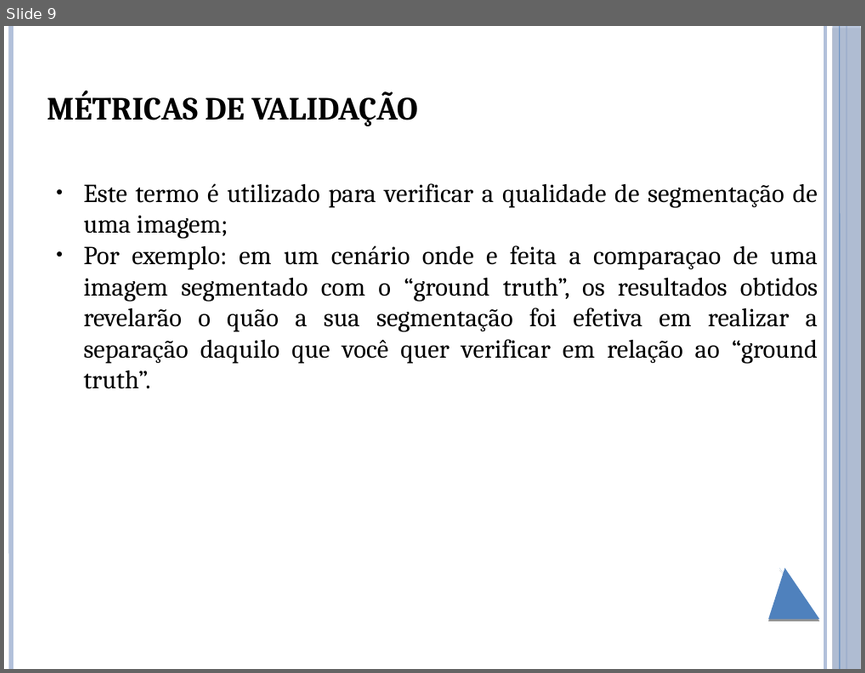
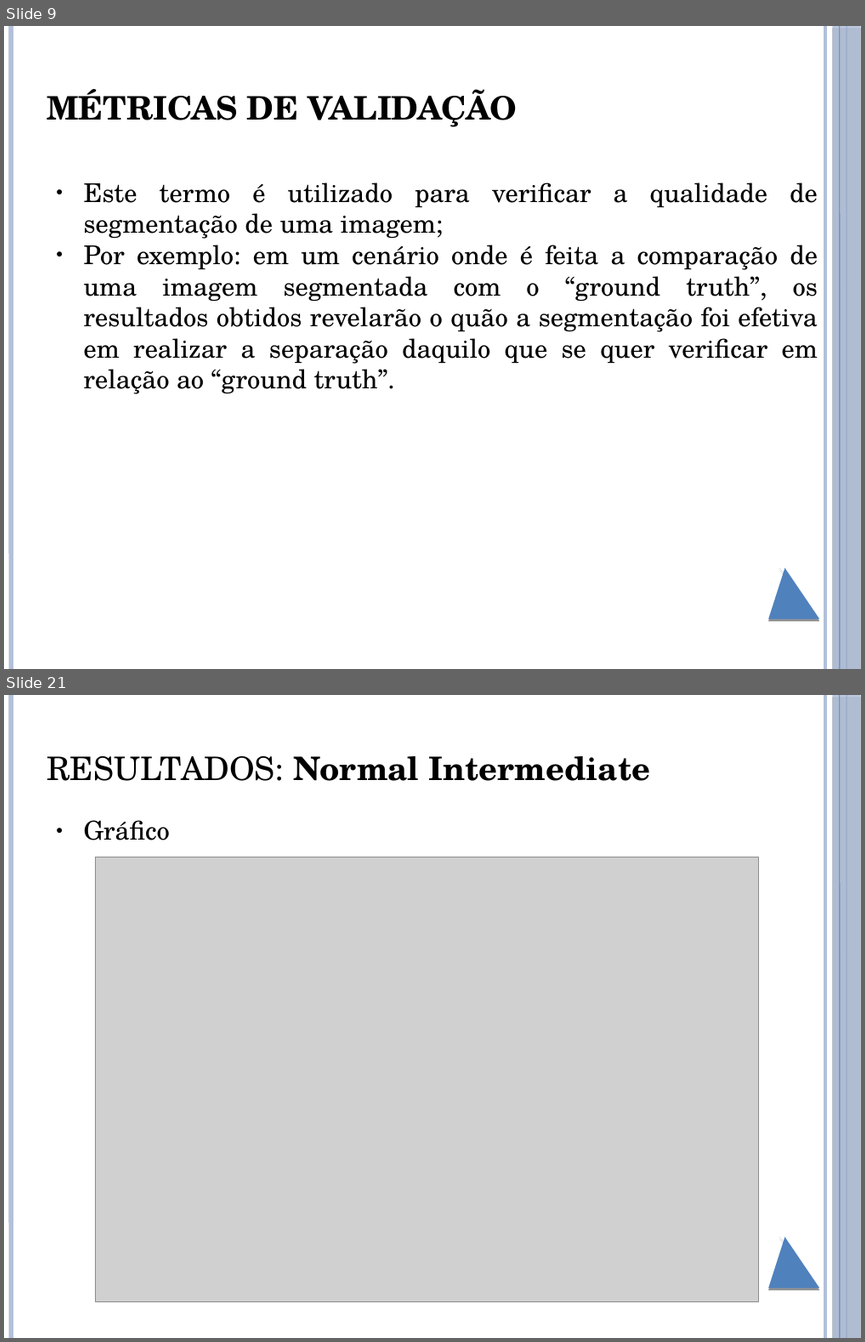
Before and after one commit to brunoliveira8/pdi, a slide deck: trabalho 6/apresentacao.pptx. Shown one above the other, each under a label of ours: slide 9 before the commit, slides 9 and 21 after it; the slides between them are not shown. The pictures are 865x673 and 865x1342 pixels, drawn with LibreOffice and Linux fonts; fonts in the diff are those of the drawing; grey boxes stand for pictures. Boxes give left, top, right and bottom in pixels: in the first picture for what was removed or moved away, otherwise in the second. Text is boxed around its words. In the diff, an @@ line names an element or a change of style, - is before the commit and + after.

Commit message:
Falta só comentar os resultados e CONCLUSÃO.

```diff
--- a/trabalho 6/apresentacao.pptx
+++ b/trabalho 6/apresentacao.pptx
@@ slide 21 added at box(4, 695, 861, 1338), background #FFFFFF; not listed: 6 template elements that a slide beside it also shows @@
@@ title added at box(46, 756, 650, 781), 30 pt, text #000000, bold @@
+RESULTADOS: Normal Intermediate
@@ text added at box(84, 820, 170, 840), 24 pt, text #000000 @@
+● Gráfico
@@ picture added at box(96, 857, 759, 1302) @@
@@ slide 9 changed as well @@
@@ text "MÉTRICAS DE VALIDAÇÃO" at box(46, 89, 517, 127): font Cambria to TeX Gyre Schola @@
@@ text at box(84, 182, 817, 238): font Cambria to TeX Gyre Schola in "Este termo é utilizado para verificar a ..." @@
@@ text at box(84, 244, 817, 394): text changed; font Cambria to TeX Gyre Schola @@
-● Por exemplo: em um cenário onde e feita a comparaçao de uma imagem segmentado com o “ground truth”, os resultados obtidos revelarão o quão a sua segmentação foi efetiva em realizar a separação daquilo que você quer verificar em relação ao “ground truth”.
+● Por exemplo: em um cenário onde é feita a comparação de uma imagem segmentada com o “ground truth”, os resultados obtidos revelarão o quão a segmentação foi efetiva em realizar a separação daquilo que se quer verificar em relação ao “ground truth”.
```
Also in this commit, not shown: 10 other slides changed, 10 other slides added, 2 slides removed.
